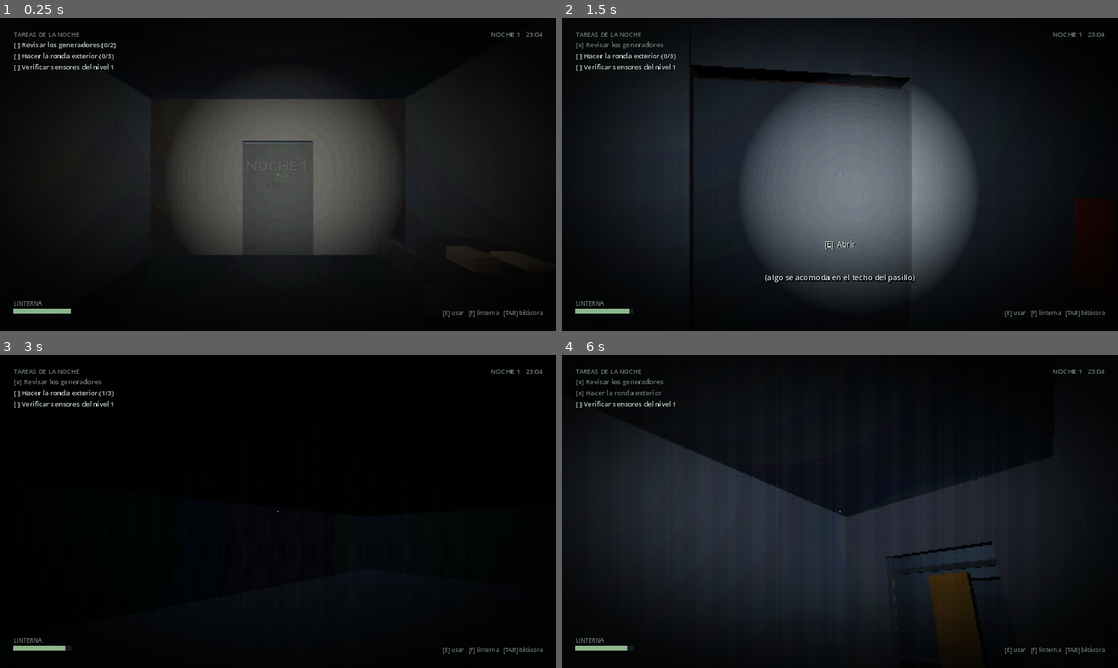
Above: before the commit, frames 1-4 (two rows, left to right).
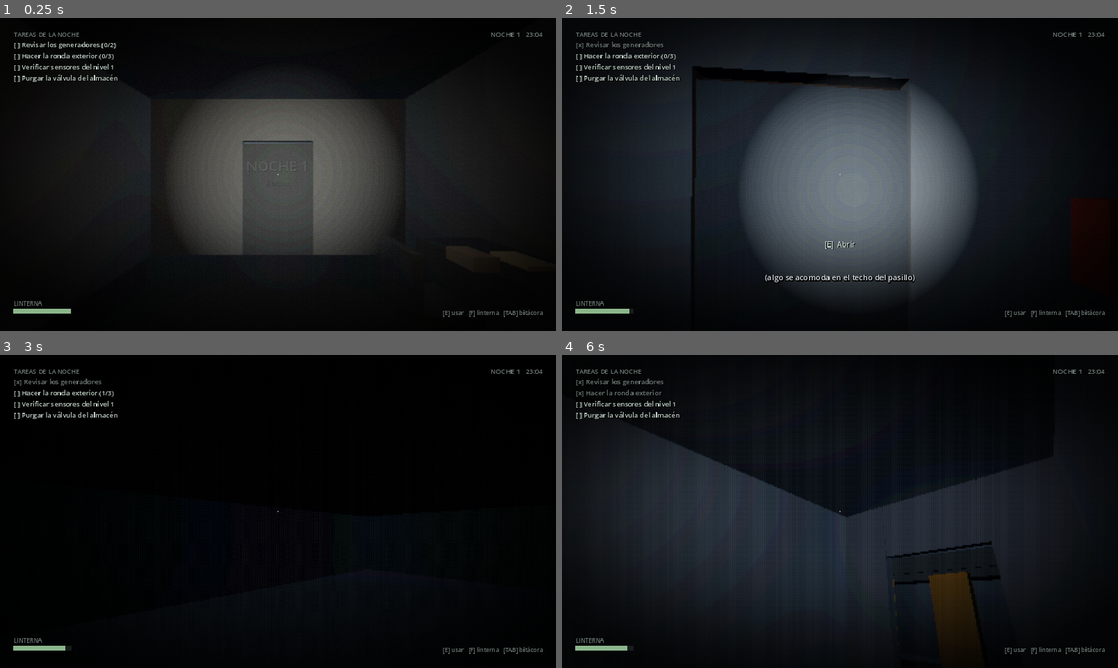
Above: after the commit, the same moments.

Repository: avanzadigital4-a11y/La-Guardia
Game: Godot game, scene res://tests/pacing.tscn
The game is run twice, just before and just after one commit, with the same random seed, the same clock (stepped at 60 frames per second) and the same inputs. This scene is started directly instead of the project's main scene.
Inputs (mouse positions are in pixels of both pictures, inside the frame that each line leads up to):
- Up to frame 1 (0.25 s): no input
- Up to frame 2 (1.5 s): move the mouse to (867, 174) at 0.52 s; hold W (move_forward) 0.53-1.28 s; hold E (interact) 0.53-1.28 s; tap Tab (logbook) at 0.8, 1.35 s; move the mouse to (728, 190) at 1.27 s; hold S (move_back) from 1.28 s (still down)
- Up to frame 3 (3 s): tap E (interact) at 1.55, 2.85 s; move the mouse to (289, 505) at 2.02 s; release S (move_back) at 2.03 s; hold F (flashlight) 2.03-2.78 s; hold W (move_forward) from 2.03 s (still down); tap Tab (logbook) at 2.3 s; tap Enter at 2.75 s; move the mouse to (250, 574) at 2.77 s
- Up to frame 4 (6 s): tap Space at 3.5, 5.75 s; move the mouse to (878, 514) at 3.52 s; hold Tab (logbook) 3.53-4.28 s; tap Escape (pause) at 4.15 s; move the mouse to (795, 508) at 4.27 s; tap Shift (sprint) at 4.35 s; tap E (interact) at 4.55 s; tap Enter at 5 s; move the mouse to (845, 511) at 5.02 s; hold E (interact) 5.03-5.78 s; tap Tab (logbook) at 5.3, 5.85 s; move the mouse to (756, 433) at 5.77 s; release W (move_forward) at 5.78 s; hold D (move_right) from 5.78 s (still down)

The runs differ from the first frame. In frame 1, 0.1% of the frame differs, in the area x 2-22%, y 18-21%; in frame 2, 0.7%; in frame 3, 0.1%; in frame 4, 0.8%, in the area x 2-79%, y 18-74%.

Commit message:
Mas tareas por noche, y salida del proyecto (export y CI)
Contenido:
- Cuatro tareas nuevas con verbos distintos: purgar la valvula del almacen,
  realinear la antena del patio, contar los trajes de la esclusa (el numero
  cambia solo y la bitacora lo anota), y "dejar todas las puertas cerradas",
  que es una tarea por condicion: no se aprieta en ningun lado, se cumple
  dejando la estacion como tiene que quedar, y las anomalias la deshacen.
- Las noches pasan de tres tareas a cuatro o cinco. La Noche 1 medida sube de
  89 a 100 segundos de recorrido directo, y de 155 a 172 metros.

Salida:
- export_presets.cfg con presets de Linux y Windows, que excluyen tests,
  docs y tools del build.
- tools/test.sh: corre las tres suites y falla si alguna devuelve error o
  imprime FALLA.
- CI en GitHub Actions que importa el proyecto y corre las tres suites en
  cada push, con el binario de Godot cacheado.

Co-Authored-By: Claude Opus 5 <noreply@anthropic.com>
Claude-Session: https://claude.ai/code/session_01QBYzsXZBwSR4QSCbqtZCzF

Diff:
--- a/scripts/data/night_data.gd
+++ b/scripts/data/night_data.gd
@@ -29,6 +29,7 @@
 			{"id": "generator", "text": "Revisar los generadores", "steps": 2},
 			{"id": "round", "text": "Hacer la ronda exterior", "steps": 3},
 			{"id": "sensors", "text": "Verificar sensores del nivel 1"},
+			{"id": "valvula", "text": "Purgar la válvula del almacén"},
 		],
 		"final_task": {"id": "sleep", "text": "Volver al dormitorio y descansar"},
 		"world": {
@@ -59,6 +60,10 @@
 				{"aviso": "El panel marcó una lectura de más y la borró solo."},
 				{"armar": "dorm_chair", "sala": "dormitorio"},
 			],
+			"valvula": [
+				{"esperar": 2.0},
+				{"subtitulo": "(el agua sigue corriendo un rato después de cerrar)", "tiempo": 3.0},
+			],
 		},
 		"logbook": [
 			{"time": "23:04", "text": "Cuarto turno solo. Faltan cinco días para la evacuación."},
@@ -75,6 +80,7 @@
 			{"id": "generator", "text": "Revisar los generadores", "steps": 2},
 			{"id": "sensors", "text": "Verificar sensores del nivel 1"},
 			{"id": "radio_unknown", "text": "Rastrear la señal que no figura en el registro"},
+			{"id": "antena", "text": "Realinear la antena"},
 		],
 		"final_task": {"id": "sleep", "text": "Volver al dormitorio y descansar"},
 		"world": {
@@ -103,6 +109,11 @@
 			"sensors": [
 				{"aviso": "Ocupación registrada: 1. El sensor tardó en decidirlo."},
 			],
+			"antena": [
+				{"esperar": 1.5},
+				{"subtitulo": "(la portadora se escucha desde el patio, sin equipo)", "tiempo": 3.2},
+				{"armar": "gen_herramienta", "sala": "sala de generador"},
+			],
 			"radio_unknown": [
 				{"esperar": 1.0},
 				{"parpadeo": 2.2},
@@ -128,6 +139,8 @@
 			{"id": "generator", "text": "Revisar los generadores", "steps": 2},
 			{"id": "sensors", "text": "Verificar sensores del nivel 1"},
 			{"id": "subnivel", "text": "Bajar al nivel que apareció en el mapa"},
+			{"id": "trajes", "text": "Contar los trajes de la esclusa"},
+			{"id": "puertas", "text": "Dejar todas las puertas cerradas"},
 		],
 		"final_task": {"id": "sleep", "text": "Volver al dormitorio y descansar"},
 		"world": {
@@ -154,6 +167,16 @@
 				{"aviso": "El mapa suma un SUBNIVEL B2 que no está en los planos."},
 				{"armar": "control_chair", "sala": "sala de control"},
 			],
+			"trajes": [
+				{"esperar": 1.0},
+				{"subtitulo": "(ayer eran tres)", "tiempo": 2.6},
+			],
+			"puertas": [
+				{"esperar": 3.0},
+				{"sonido": "door", "db": -9.0},
+				{"anomalia": "gen_puerta"},
+				{"subtitulo": "(una acaba de abrirse de nuevo)", "tiempo": 3.0},
+			],
 			"subnivel": [
 				{"parpadeo": 3.0},
 				{"subtitulo": "Hay marcas en la pared. Son de esta semana.", "tiempo": 3.6},
@@ -178,6 +201,8 @@
 			{"id": "logbook_check", "text": "Releer la bitácora de las noches anteriores"},
 			{"id": "generator", "text": "Revisar los generadores", "steps": 2},
 			{"id": "sensors", "text": "Verificar sensores del nivel 1"},
+			{"id": "trajes", "text": "Contar los trajes de la esclusa"},
+			{"id": "puertas", "text": "Dejar todas las puertas cerradas"},
 		],
 		"final_task": {"id": "sleep", "text": "Volver al dormitorio y descansar"},
 		"world": {
@@ -215,6 +240,10 @@
 				{"armar": "dorm_bed", "sala": "dormitorio"},
 				{"sonido": "door", "db": -8.0},
 			],
+			"trajes": [
+				{"esperar": 1.0},
+				{"bitacora": "Conté los trajes otra vez. El número no coincide con ayer.", "hora": "02:14", "falsa": true},
+			],
 			"sensors": [
 				{"aviso": "OCUPACIÓN REGISTRADA: 0 personas."},
 				{"parpadeo": 2.0},
@@ -236,6 +265,8 @@
 		"tasks": [
 			{"id": "generator", "text": "Dejar los generadores en modo de cierre", "steps": 2},
 			{"id": "subnivel", "text": "Bajar al subnivel por última vez"},
+			{"id": "antena", "text": "Orientar la antena para el retiro"},
+			{"id": "puertas", "text": "Dejar todas las puertas cerradas"},
 		],
 		"final_task": {"id": "decidir", "text": "Decidir: esperar el vehículo en el patio o quedarte abajo"},
 		"world": {
@@ -258,6 +289,10 @@
 				{"subtitulo": "El generador queda en mínimo. La estación se enfría rápido.", "tiempo": 3.2},
 				{"armar": "dorm_bed", "sala": "dormitorio"},
 			],
+			"antena": [
+				{"esperar": 1.0},
+				{"subtitulo": "La antena engancha al vehículo. Está a dos horas.", "tiempo": 3.4},
+			],
 			"subnivel": [
 				{"parpadeo": 2.6},
 				{"subtitulo": "Las marcas de la pared ahora son una lista de fechas.", "tiempo": 3.6},
--- a/scripts/world/night_director.gd
+++ b/scripts/world/night_director.gd
@@ -14,6 +14,8 @@
 var _armed: Array = []      # anomalias esperando que el jugador salga de una sala
 var _busy := false
 var anomalies: AnomalyKit
+var _door_check := 0.0
+var _doors_touched := false
 
 
 func setup(p_station: StationBuilder, p_player: Player, p_fade: CanvasLayer, p_env: WorldEnvironment) -> void:
@@ -36,6 +38,7 @@
 
 func start_night(night: int) -> void:
 	_armed.clear()
+	_doors_touched = false
 	anomalies.reset_all()
 	var data := NightData.get_night(night)
 	_apply_world(data["world"], night)
@@ -112,6 +115,30 @@
 		env.environment.fog_density = world.get("fog_density", 0.04)
 		var dread := clampf((night - 1) / 4.0, 0.0, 1.0)
 		env.environment.fog_light_color = Color(0.10, 0.11, 0.13).lerp(Color(0.05, 0.05, 0.07), dread)
+
+
+## Tarea por condicion: no se resuelve con [E] sobre nada, se resuelve
+## dejando la estacion como tiene que quedar. Y las anomalias abren puertas.
+func _process(delta: float) -> void:
+	_door_check -= delta
+	if _door_check > 0.0:
+		return
+	_door_check = 0.5
+	if not GameState.is_task_active("puertas"):
+		return
+	var any_open := false
+	for id in station.doors.keys():
+		if (station.doors[id] as Door).is_open:
+			any_open = true
+			break
+	if any_open:
+		# Recien cuenta cuando el jugador efectivamente anduvo abriendo cosas.
+		_doors_touched = true
+		return
+	if not _doors_touched:
+		return
+	GameState.complete_task("puertas")
+	GameState.add_log("", "Todo cerrado. Revisé una por una.", false)
 
 
 func _on_task_completed(id: String) -> void:
--- a/scripts/world/station_builder.gd
+++ b/scripts/world/station_builder.gd
@@ -219,6 +219,19 @@
 	objects["cajas"] = Build.box(self, "Cajas", Vector3(1.2, 1.2, 1.2), Vector3(6.5, 0.6, -1.4), Build.surface(Color(0.35, 0.30, 0.22)))
 	_add_battery("PilaAlmacen", Vector3(5.0, 2.1, -4.6))
 
+	var valve := TaskPoint.new()
+	valve.name = "Valvula"
+	add_child(valve)
+	valve.position = Vector3(8.7, 0.0, -0.6)
+	valve.setup_box(Vector3(0.5, 0.7, 0.7), Build.surface(Color(0.40, 0.42, 0.30)), Vector3(0.0, 1.0, 0.0))
+	valve.task_id = "valvula"
+	valve.active_prompt = "Purgar la válvula"
+	valve.done_prompt = "Válvula purgada"
+	valve.notice_on_done = "Sale agua marrón un rato y después clara."
+	valve.log_text = "Válvula purgada. El agua salió marrón otra vez."
+	points["valvula"] = valve
+	Build.box(self, "Canio", Vector3(0.2, 2.2, 0.2), Vector3(8.7, 1.1, -0.6), _mat_metal)
+
 
 func _build_airlock() -> void:
 	var r: Rect2 = ROOMS["esclusa"]
@@ -241,6 +254,13 @@
 		objects["traje_%d" % (i + 1)] = suit
 	Build.box(self, "BancoEsclusa", Vector3(2.2, 0.45, 0.6), Vector3(1.6, 0.22, 9.6), _mat_metal)
 	_add_battery("PilaEsclusa", Vector3(0.9, 0.5, 9.6))
+
+	var counter := SuitCounter.new()
+	counter.name = "Perchero"
+	add_child(counter)
+	counter.position = Vector3(0.0, 0.0, 7.9)
+	counter.setup_box(Vector3(4.2, 0.4, 0.5), _mat_metal, Vector3(0.0, 2.1, 0.0))
+	points["trajes"] = counter
 
 
 func _build_exterior() -> void:
@@ -282,6 +302,19 @@
 
 	objects["tambores"] = Build.box(self, "Tambores", Vector3(0.8, 1.1, 0.8), Vector3(10.0, 0.55, 14.0), _mat_metal)
 	Build.box(self, "Tambores2", Vector3(0.8, 1.1, 0.8), Vector3(10.9, 0.55, 14.6), _mat_metal)
+
+	var antenna := TaskPoint.new()
+	antenna.name = "ControlAntena"
+	add_child(antenna)
+	antenna.position = Vector3(-9.6, 0.0, 22.0)
+	antenna.setup_box(Vector3(0.6, 1.3, 0.5), Build.surface(Color(0.35, 0.38, 0.40)), Vector3(0.0, 0.65, 0.0))
+	antenna.task_id = "antena"
+	antenna.active_prompt = "Realinear la antena"
+	antenna.done_prompt = "Antena alineada"
+	antenna.notice_on_done = "Alineada al norte. La portadora de la banda 4 sube."
+	antenna.log_text = "Realineé la antena. La banda 4 se escucha más fuerte."
+	points["antena"] = antenna
+	Build.label3d(self, "ANT-1", Vector3(-9.6, 1.5, 21.7), PI, 0.18, Color(0.7, 0.72, 0.68))
 
 	# Decision de la ultima noche: esperar el vehiculo.
 	var leave := ChoicePoint.new()
--- /dev/null
+++ b/scripts/world/suit_counter.gd
@@ -0,0 +1,51 @@
+# -*- coding: utf-8 -*-
+class_name SuitCounter
+extends Interactable
+## El perchero de la esclusa. Contar los trajes es una tarea del turno, y es
+## la forma mas barata que tiene el juego de decirte que algo no cierra: el
+## numero cambia y no hay manera de discutirlo.
+
+@export var task_id := "trajes"
+
+var _last_count := -1
+
+
+func get_prompt() -> String:
+	if GameState.is_task_done(task_id):
+		return "Ya los contaste"
+	return "Contar los trajes"
+
+
+func count_suits() -> int:
+	var station := get_parent()
+	var n := 0
+	if station and "variants" in station:
+		for id in station.variants.keys():
+			var node: Node3D = station.variants[id]
+			if is_instance_valid(node) and node.visible:
+				n += 1
+	return n
+
+
+func _on_interact(who: Node) -> void:
+	var n := count_suits()
+	_last_count = n
+	AudioDirector.play_cue("task", global_position)
+	var text := ""
+	match n:
+		3:
+			text = "Tres trajes. Los tres secos."
+		2:
+			text = "Dos. Tendrían que ser tres."
+		1:
+			text = "Uno. Falta contar a quién le faltan los otros dos."
+		0:
+			text = "Ninguno. El perchero está vacío."
+		_:
+			text = "%d trajes. No me acuerdo cuántos eran." % n
+	GameState.notice.emit(text)
+	if GameState.is_task_active(task_id):
+		GameState.complete_task(task_id)
+		GameState.add_log("", "Conté los trajes de la esclusa: %d." % n, n != 3)
+	elif who and who.has_method("show_notice"):
+		who.show_notice(text)
--- a/tests/content.gd
+++ b/tests/content.gd
@@ -67,7 +67,12 @@
 		"" if missing.is_empty() else ": " + ", ".join(missing)])
 
 	# --- Tareas: todas se pueden completar con algo del mundo ---
-	var resolvable := {"sleep": true, "decidir": true, "logbook_check": true}
+	var resolvable := {
+		"sleep": true,          # la cucheta
+		"decidir": true,        # los dos puntos de decision
+		"logbook_check": true,  # el escritorio
+		"puertas": true,        # condicion: todas las puertas cerradas
+	}
 	for key in station.points.keys():
 		var node: Node = station.points[key]
 		if node is TaskPoint:
@@ -76,6 +81,8 @@
 			resolvable[(node as TriggerZone).task_id] = true
 		elif node is SensorPanel:
 			resolvable[(node as SensorPanel).task_id] = true
+		elif node is SuitCounter:
+			resolvable[(node as SuitCounter).task_id] = true
 	resolvable["radio_unknown"] = true   # se completa escuchando el registro
 	var unreachable: Array[String] = []
 	for n in range(1, GameState.MAX_NIGHT + 1):
--- a/tests/pacing.gd
+++ b/tests/pacing.gd
@@ -64,7 +64,14 @@
 	await _pause(PANEL_COST)
 	main.sensor_ui.close()
 
-	await _walk([Vector3(0.0, 0.1, -11.0), Vector3(0.0, 0.1, -2.5), Vector3(-1.5, 0.1, -2.5)])
+	# Purga de la valvula, en el almacen.
+	await _walk([Vector3(0.0, 0.1, -11.0), Vector3(0.0, 0.1, -2.5), Vector3(1.5, 0.1, -2.5)])
+	await _pause(DOOR_COST)
+	await _walk([Vector3(7.8, 0.1, -0.6)])
+	station.points["valvula"].interact(player)
+	await _pause(USE_COST)
+
+	await _walk([Vector3(1.5, 0.1, -2.5), Vector3(0.0, 0.1, -2.5), Vector3(-1.5, 0.1, -2.5)])
 	await _pause(DOOR_COST)
 	await _walk([Vector3(-6.0, 0.1, -3.4), Vector3(-7.4, 0.1, -3.4)])
 	station.points["cama"].interact(player)
--- a/tests/playthrough.gd
+++ b/tests/playthrough.gd
@@ -22,7 +22,7 @@
 	var player = main.player
 
 	_check(GameState.current_night == 1, "arranca en la noche 1")
-	_check(GameState.tasks.size() == 3, "la noche 1 tiene 3 tareas (%d)" % GameState.tasks.size())
+	_check(GameState.tasks.size() == 4, "la noche 1 tiene 4 tareas (%d)" % GameState.tasks.size())
 	_check(not station.south_section.visible, "el pasillo sur no existe la noche 1")
 
 	# Tareas: se completan usando los propios objetos del mundo.
@@ -42,6 +42,10 @@
 	await _wait(0.3)
 	_check(GameState.is_task_done("sensors"), "sensores del nivel 1")
 	main.sensor_ui.close()
+
+	station.points["valvula"].interact(player)
+	await _wait(0.2)
+	_check(GameState.is_task_done("valvula"), "purgar la válvula")
 
 	_check(GameState.has_task("sleep"), "aparece la tarea final de la noche")
 
@@ -99,6 +103,21 @@
 	player.teleport(Vector3(0.0, -0.4, -28.0), 0.0)
 	await _wait(0.6)
 	_check(GameState.is_task_done("subnivel"), "bajar al subnivel se resuelve caminando")
+
+	station.points["antena"].interact(player)
+	await _wait(0.2)
+	_check(GameState.is_task_done("antena"), "orientar la antena")
+
+	# "Dejar todas las puertas cerradas" no se resuelve con [E]: se resuelve
+	# dejando la estacion como tiene que quedar.
+	var door: Door = station.doors["almacen"]
+	door.set_open(true, true)
+	await _wait(1.2)
+	_check(not GameState.is_task_done("puertas"), "con una puerta abierta la tarea no se cierra")
+	door.set_open(false, true)
+	await _wait(1.5)
+	_check(GameState.is_task_done("puertas"), "cerrar todo completa la tarea por condición")
+
 	_check(GameState.has_task("decidir"), "la noche 5 pide una decision")
 	await _wait(6.0)
 	station.points["salir"].interact(player)
Not shown, added: export_presets.cfg
Not shown, added: .github/workflows/pruebas.yml
Not shown, changed: .gitignore
Not shown, changed: README.md
Not shown, added: tools/test.sh
